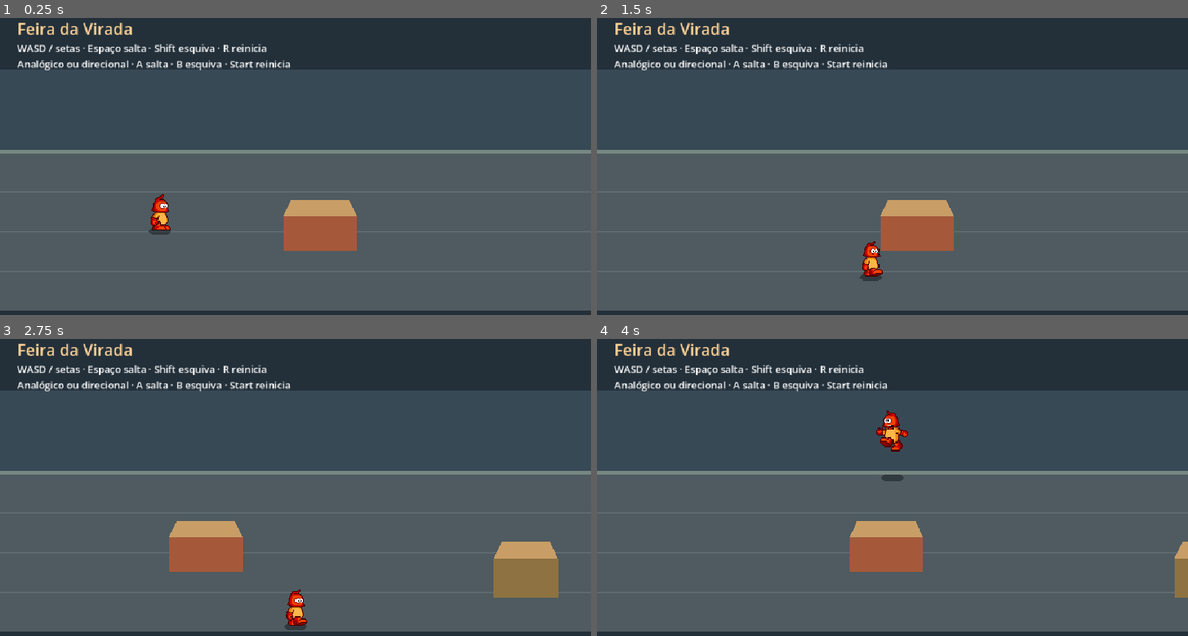
Above: before the commit, frames 1-4 (two rows, left to right).
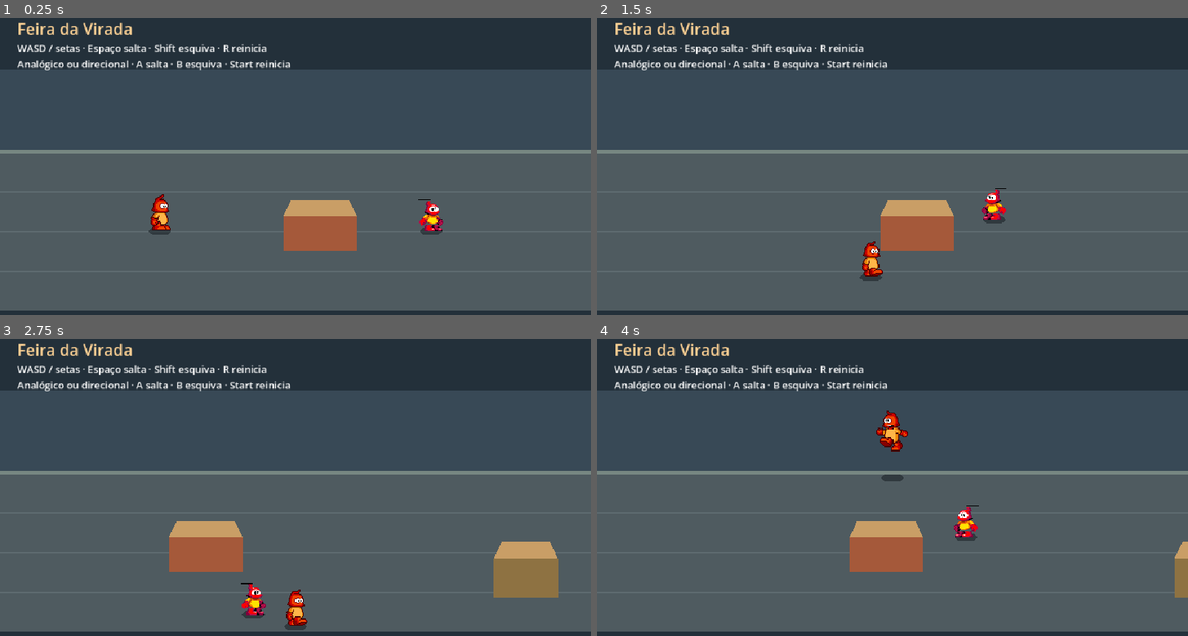
Above: after the commit, the same moments.

Repository: JefferssonAllves/GameDev
Game: Godot game, scene res://game/arena.tscn
Same seed, same stepped clock (60 frames per second), same inputs: the game is played once before the commit and once after it.
Inputs (mouse positions are in pixels of both pictures, inside the frame that each line leads up to):
- Up to frame 1 (0.25 s): no input
- Up to frame 2 (1.5 s): tap Enter at 0.5 s; move the mouse to (1022, 154) at 0.52 s; hold D (move_right) 0.53-1.28 s; tap Shift (dash) at 0.6, 1.35 s; click (1022, 154) at 0.67 s; tap Space (jump) at 0.77, 1.07 s; move the mouse to (774, 187) at 1.27 s; hold S (move_down) from 1.28 s (still down)
- Up to frame 3 (2.75 s): tap Space (jump) at 1.52, 1.82 s; move the mouse to (354, 419) at 2.02 s; release S (move_down) at 2.03 s; hold D (move_right) from 2.03 s (still down); tap Shift (dash) at 2.1 s
- Up to frame 4 (4 s): move the mouse to (862, 555) at 2.77 s; release D (move_right) at 2.78 s; hold W (move_up) 2.78-3.53 s; tap Shift (dash) at 2.85, 3.6 s; click (862, 555) at 2.92 s; tap Space (jump) at 3.02, 3.32, 3.77 s; move the mouse to (1069, 540) at 3.52 s; hold A (move_left) from 3.53 s (still down)

The runs differ from the first frame. In frame 1, 0.3% of the frame differs, in the area x 70-75%, y 61-73%; in frame 2, 0.3%; in frame 3, 0.3%, in the area x 40-45%, y 82-95%; in frame 4, 0.3%.

Commit message:
Adiciona inimigo animado com patrulha e perseguição

Diff:
--- a/game/arena.gd
+++ b/game/arena.gd
@@ -4,5 +4,9 @@
 @onready var camera: Camera2D = $Camera2D
 
 
+func _ready() -> void:
+	$NavigationRegion2D.bake_navigation_polygon(false)
+
+
 func _process(_delta: float) -> void:
 	camera.position.x = player.position.x
--- a/game/arena.tscn
+++ b/game/arena.tscn
@@ -2,6 +2,15 @@
 
 [ext_resource type="PackedScene" path="res://game/player.tscn" id="1"]
 [ext_resource type="Script" path="res://game/arena.gd" id="2"]
+
+[ext_resource type="PackedScene" path="res://game/enemy.tscn" id="3"]
+
+[sub_resource type="NavigationPolygon" id="Walkable"]
+outlines = Array[PackedVector2Array]([PackedVector2Array(20, 240, 1580, 240, 1580, 500, 20, 500)])
+parsed_geometry_type = 1
+source_geometry_mode = 2
+source_geometry_group_name = &"navigation_obstacles"
+agent_radius = 18.0
 
 [node name="Arena" type="Node2D"]
 script = ExtResource("2")
@@ -67,7 +76,7 @@
 [node name="Colisao" type="CollisionPolygon2D" parent="World/Leste"]
 polygon = PackedVector2Array(-10, -130, 10, -130, 10, 130, -10, 130)
 
-[node name="Banca" type="StaticBody2D" parent="World"]
+[node name="Banca" type="StaticBody2D" parent="World" groups=["navigation_obstacles"]]
 position = Vector2(520, 402)
 collision_mask = 0
 
@@ -84,7 +93,7 @@
 color = Color(0.79, 0.62, 0.40, 1)
 polygon = PackedVector2Array(-60, -56, 60, -56, 47, -83, -47, -83)
 
-[node name="Caixote" type="StaticBody2D" parent="World"]
+[node name="Caixote" type="StaticBody2D" parent="World" groups=["navigation_obstacles"]]
 position = Vector2(1040, 444)
 collision_mask = 0
 
@@ -103,6 +112,13 @@
 
 [node name="Player" parent="World" instance=ExtResource("1")]
 position = Vector2(260, 370)
+
+[node name="Enemy" parent="World" node_paths=PackedStringArray("target") instance=ExtResource("3")]
+position = Vector2(680, 370)
+target = NodePath("../Player")
+
+[node name="NavigationRegion2D" type="NavigationRegion2D" parent="."]
+navigation_polygon = SubResource("Walkable")
 
 [node name="Camera2D" type="Camera2D" parent="."]
 position = Vector2(480, 270)
--- /dev/null
+++ b/game/enemy.gd
@@ -0,0 +1,56 @@
+extends CharacterBody2D
+
+@export var target: Node2D
+@export var patrol_offset := Vector2(120, 0)
+@export var patrol_speed := 85.0
+@export var chase_speed := 145.0
+@export var detection_radius := 395.0
+@export var lose_radius := 500.0
+@export var stop_distance := 36.0
+
+@onready var origin := global_position
+@onready var navigation: NavigationAgent2D = $NavigationAgent2D
+@onready var sprite: AnimatedSprite2D = $Sprite
+
+var chasing := false
+var patrol_outbound := true
+var repath_time := 0.0
+
+
+func _physics_process(delta: float) -> void:
+	if NavigationServer2D.map_get_iteration_id(navigation.get_navigation_map()) == 0:
+		return
+
+	var was_chasing := chasing
+	var distance := global_position.distance_to(target.global_position) if is_instance_valid(target) else INF
+	chasing = distance <= (lose_radius if chasing else detection_radius)
+	repath_time -= delta
+	var destination := origin + patrol_offset if patrol_outbound else origin
+
+	if chasing:
+		destination = target.global_position
+		if absf(destination.x - global_position.x) > 1.0:
+			sprite.flip_h = destination.x < global_position.x
+	elif global_position.distance_to(destination) <= navigation.target_desired_distance:
+		patrol_outbound = not patrol_outbound
+		destination = origin + patrol_offset if patrol_outbound else origin
+		repath_time = 0.0
+
+	if was_chasing != chasing or repath_time <= 0.0:
+		if navigation.target_position.distance_squared_to(destination) > 16.0 or was_chasing != chasing:
+			navigation.target_position = destination
+		repath_time = 0.15
+
+	velocity = Vector2.ZERO
+	if not navigation.is_navigation_finished() and (not chasing or distance > stop_distance):
+		var waypoint := navigation.get_next_path_position()
+		velocity = ((waypoint - global_position) / delta).limit_length(chase_speed if chasing else patrol_speed)
+
+	move_and_slide()
+	var movement := get_real_velocity()
+	if movement.length_squared() > 1.0:
+		if absf(movement.x) > 1.0:
+			sprite.flip_h = movement.x < 0.0
+		sprite.play(&"walk")
+	else:
+		sprite.play(&"idle")
--- /dev/null
+++ b/game/enemy.tscn
@@ -0,0 +1,77 @@
+[gd_scene format=3]
+
+[ext_resource type="Script" path="res://game/enemy.gd" id="1"]
+[ext_resource type="Texture2D" path="res://sprites/aleatoria/inimigo.png" id="2"]
+
+[sub_resource type="Shader" id="SpriteBackground"]
+code = "shader_type canvas_item;
+
+void fragment() {
+	vec3 rgb = round(COLOR.rgb * 255.0);
+	if (rgb == vec3(50.0, 80.0, 172.0) || rgb == vec3(127.0, 205.0, 255.0)) {
+		COLOR.a = 0.0;
+	}
+}
+"
+
+[sub_resource type="ShaderMaterial" id="SpriteMaterial"]
+shader = SubResource("SpriteBackground")
+
+[sub_resource type="RectangleShape2D" id="Feet"]
+size = Vector2(28, 16)
+
+[sub_resource type="AtlasTexture" id="Idle"]
+atlas = ExtResource("2")
+region = Rect2(422, 80, 35, 45)
+margin = Rect2(10, 9, 20, 9)
+filter_clip = true
+
+[sub_resource type="AtlasTexture" id="StepA"]
+atlas = ExtResource("2")
+region = Rect2(466, 73, 43, 52)
+margin = Rect2(6, 2, 12, 2)
+filter_clip = true
+
+[sub_resource type="AtlasTexture" id="StepB"]
+atlas = ExtResource("2")
+region = Rect2(515, 83, 51, 42)
+margin = Rect2(2, 12, 4, 12)
+filter_clip = true
+
+[sub_resource type="SpriteFrames" id="Frames"]
+animations = [{
+"frames": [{"duration": 1.0, "texture": SubResource("Idle")}],
+"loop": true,
+"name": &"idle",
+"speed": 5.0
+}, {
+"frames": [{"duration": 1.0, "texture": SubResource("StepA")}, {"duration": 1.0, "texture": SubResource("Idle")}, {"duration": 1.0, "texture": SubResource("StepB")}, {"duration": 1.0, "texture": SubResource("Idle")}],
+"loop": true,
+"name": &"walk",
+"speed": 8.0
+}]
+
+[node name="Enemy" type="CharacterBody2D"]
+collision_layer = 0
+collision_mask = 1
+motion_mode = 1
+script = ExtResource("1")
+
+[node name="Feet" type="CollisionShape2D" parent="."]
+shape = SubResource("Feet")
+
+[node name="NavigationAgent2D" type="NavigationAgent2D" parent="."]
+path_desired_distance = 5.0
+target_desired_distance = 6.0
+
+[node name="Shadow" type="Polygon2D" parent="."]
+color = Color(0.09, 0.12, 0.14, 0.55)
+polygon = PackedVector2Array(-19, 0, -12, -6, 12, -6, 19, 0, 12, 6, -12, 6)
+
+[node name="Sprite" type="AnimatedSprite2D" parent="."]
+texture_filter = 1
+material = SubResource("SpriteMaterial")
+position = Vector2(0, -31)
+scale = Vector2(1.15, 1.15)
+sprite_frames = SubResource("Frames")
+animation = &"idle"
--- /dev/null
+++ b/tests/enemy_test.gd
@@ -0,0 +1,42 @@
+extends SceneTree
+
+func _initialize() -> void:
+	call_deferred("_run")
+
+func _run() -> void:
+	var arena := (load("res://game/arena.tscn") as PackedScene).instantiate()
+	root.add_child(arena)
+	var npc := arena.get_node_or_null("World/Enemy") as CharacterBody2D
+	if npc == null:
+		push_error("O inimigo precisa estar na arena.")
+		quit(1)
+		return
+	await _ticks(3)
+	var player := arena.get_node("World/Player") as CharacterBody2D
+	var sprite := npc.get_node("Sprite") as AnimatedSprite2D
+	var start := npc.position
+	await _ticks(30)
+	if npc.position.distance_to(start) < 12 or sprite.animation != &"walk":
+		push_error("O inimigo deve patrulhar e animar a caminhada.")
+		quit(1)
+		return
+	player.position = Vector2(360, 370)
+	await _ticks(230)
+	var distance := npc.position.distance_to(player.position)
+	if distance > 44 or distance < 25 or sprite.animation != &"idle":
+		push_error("O inimigo deve contornar a banca e parar perto do jogador. Distância %s, posição %s, animação %s" % [distance, npc.position, sprite.animation])
+		quit(1)
+		return
+	player.position = Vector2(1200, 300)
+	await _ticks(230)
+	if npc.position.distance_to(start) > 155 or sprite.animation != &"walk":
+		push_error("O inimigo deve retornar à patrulha quando perde o alvo.")
+		quit(1)
+		return
+	print("Patrulha, perseguição, obstáculos e animações verificados.")
+	quit()
+
+func _ticks(count: int) -> void:
+	for index in range(count):
+		await physics_frame
+		await process_frame
Not shown, changed: .project-map/project-map.manifest.json
Not shown, added: game/enemy.gd.uid
Binary file added: sprites/aleatoria/inimigo.png
Not shown, added: sprites/aleatoria/inimigo.png.import
Not shown, added: tests/enemy_test.gd.uid
Not shown, changed: .project-map/project-map.md
Not shown, changed: docs/level-design.md
Not shown, changed: docs/project-navigation.md
